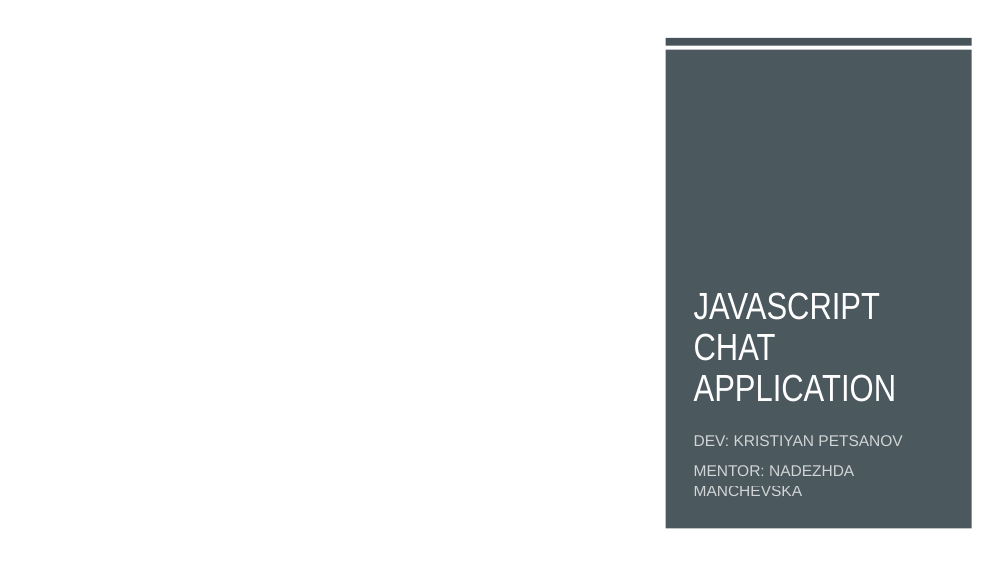
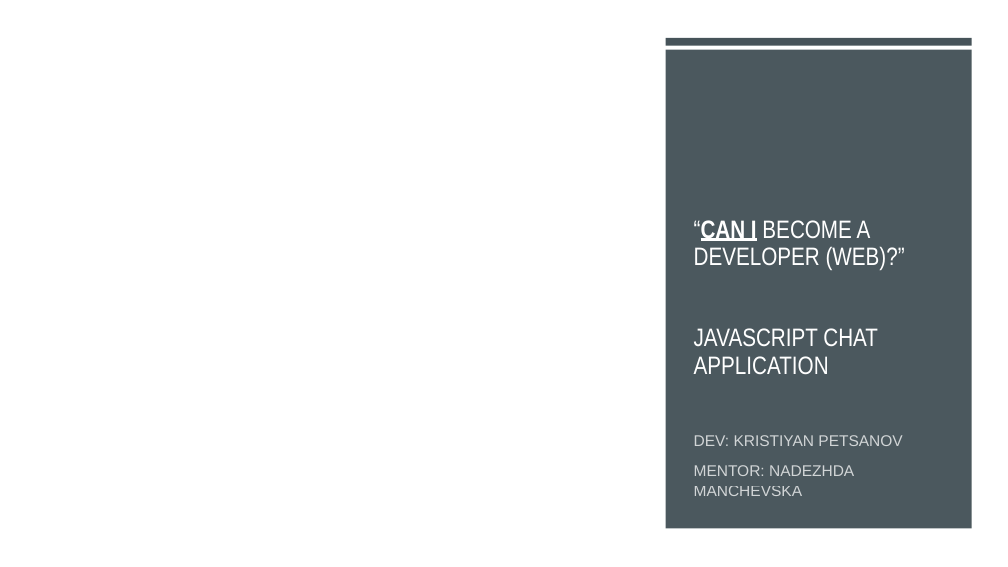
Before and after one commit to kristiyanpts/chatApp, a slide deck: slide 1 of JavaScript Chat Application.pptx. Drawn at 1008x567 pixels with LibreOffice and Linux fonts; fonts in the diff are those of the drawing; background and template pictures are left out. Boxes give left, top, right and bottom in pixels: in the first picture for what was removed or moved away, otherwise in the second. Text is boxed around its words. In the diff, an @@ line names an element or a change of style, - is before the commit and + after.

Commit message:
chat update

```diff
--- a/JavaScript Chat Application.pptx
+++ b/JavaScript Chat Application.pptx
@@ title at box(694, 220, 905, 374): text changed; size 36 to 24 pt @@
-JAVASCRIPT CHAT APPLICATION
+“CAN I BECOME A DEVELOPER (WEB)?”
+JAVASCRIPT CHAT
+APPLICATION
```
Also in this commit, not shown: 4 other slides changed, 1 slide added, 3 other files.
